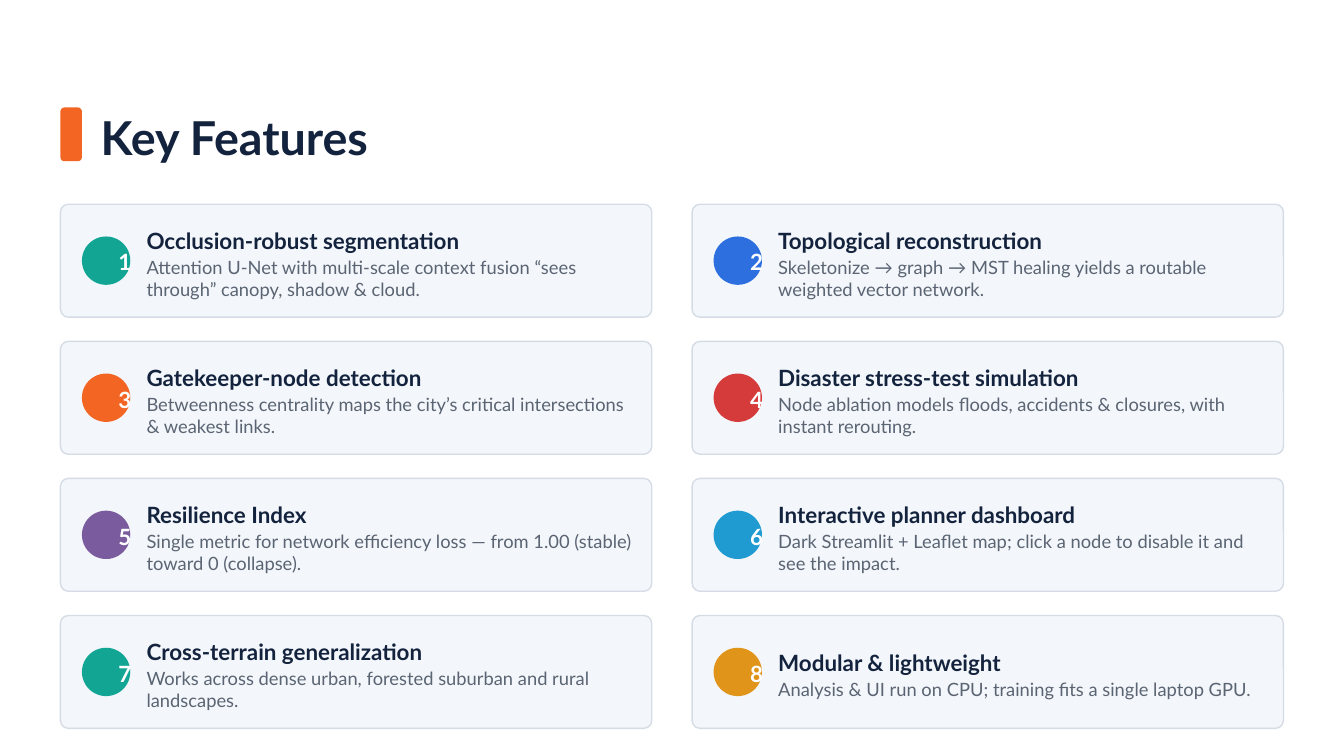
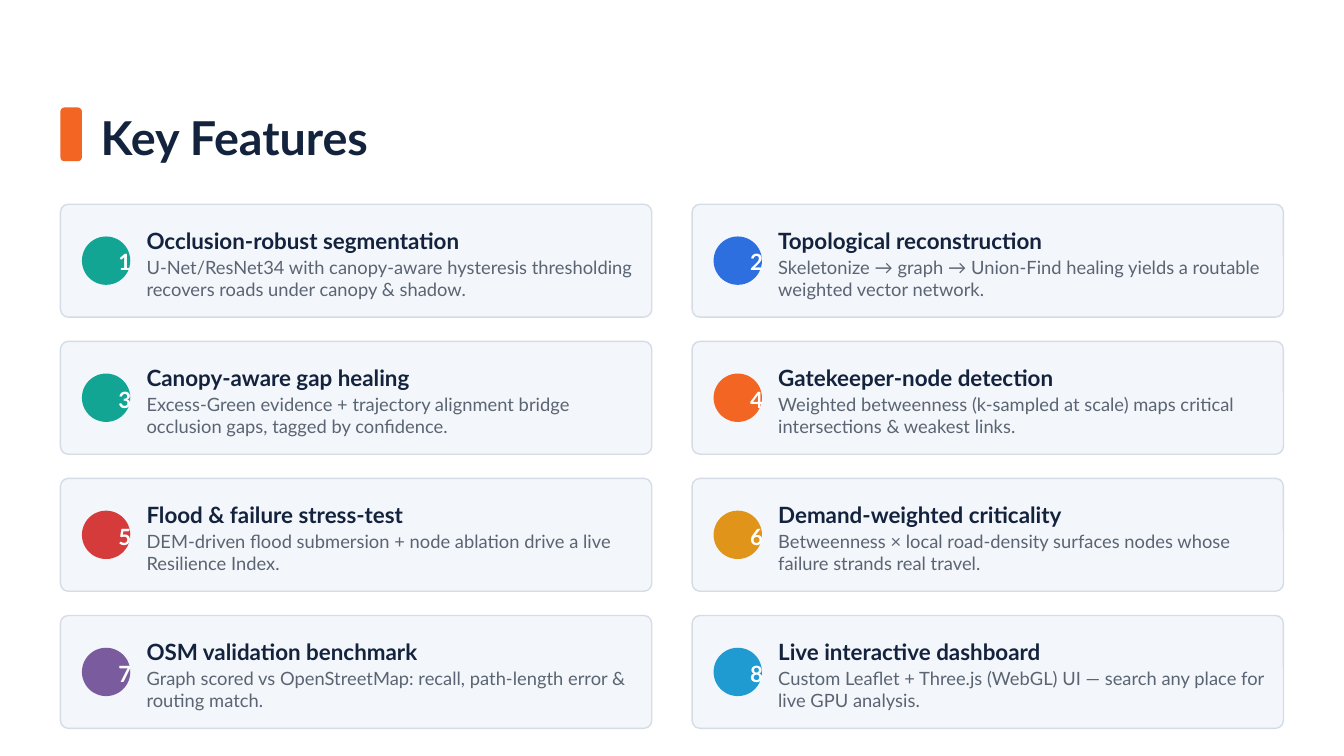
Before and after one commit to Viswas-R-Bhat/route-resilience, a slide deck: slide 4 of Escape_the_Matrix_ISRO_BAH_2026_PS4_Idea_Submission.pptx. Drawn at 1344x756 pixels with LibreOffice and Linux fonts; fonts in the diff are those of the drawing; background and template pictures are left out. Boxes give left, top, right and bottom in pixels: in the first picture for what was removed or moved away, otherwise in the second. Text is boxed around its words. In the diff, an @@ line names an element or a change of style, - is before the commit and + after.

```diff
--- a/Escape_the_Matrix_ISRO_BAH_2026_PS4_Idea_Submission.pptx
+++ b/Escape_the_Matrix_ISRO_BAH_2026_PS4_Idea_Submission.pptx
@@ text at (147, 260, 632, 299): text changed @@
-Attention U-Net with multi-scale context fusion “sees through” canopy, shadow & cloud.
+U-Net/ResNet34 with canopy-aware hysteresis thresholding recovers roads under canopy & shadow.
@@ text at (778, 260, 1260, 300): text changed @@
-Skeletonize → graph → MST healing yields a routable weighted vector network.
+Skeletonize → graph → Union-Find healing yields a routable weighted vector network.
@@ ellipse at (82, 374, 130, 422): fill #F26522 to #12A594 @@
@@ text at (147, 369, 570, 437): text changed @@
-Gatekeeper-node detection
-Betweenness centrality maps the city’s critical intersections & weakest links.
+Canopy-aware gap healing
+Excess-Green evidence + trajectory alignment bridge occlusion gaps, tagged by confidence.
@@ ellipse at (714, 374, 762, 422): fill #D63B3B to #F26522 @@
@@ text at (778, 369, 1233, 433): text changed @@
-Disaster stress-test simulation
-Node ablation models floods, accidents & closures, with instant rerouting.
+Gatekeeper-node detection
+Weighted betweenness (k-sampled at scale) maps critical intersections & weakest links.
@@ text at (147, 506, 611, 570): text changed @@
-Resilience Index
-Single metric for network efficiency loss — from 1.00 (stable) toward 0 (collapse).
+Flood & failure stress-test
+DEM-driven flood submersion + node ablation drive a live Resilience Index.
@@ text at (778, 506, 1230, 570): text changed @@
-Interactive planner dashboard
-Dark Streamlit + Leaflet map; click a node to disable it and see the impact.
+Demand-weighted criticality
+Betweenness × local road-density surfaces nodes whose failure strands real travel.
@@ ellipse at (82, 511, 130, 559): fill #7A5C9E to #D63B3B @@
@@ ellipse at (714, 511, 762, 559): fill #1F9BD1 to #E0941A @@
@@ ellipse at (82, 648, 130, 696): fill #12A594 to #7A5C9E @@
@@ text at (147, 643, 608, 711): text changed @@
-Cross-terrain generalization
-Works across dense urban, forested suburban and rural landscapes.
+OSM validation benchmark
+Graph scored vs OpenStreetMap: recall, path-length error & routing match.
@@ ellipse at (714, 648, 762, 696): fill #E0941A to #1F9BD1 @@
@@ text at (778, 643, 1264, 710): text changed @@
-Modular & lightweight
-Analysis & UI run on CPU; training fits a single laptop GPU.
+Live interactive dashboard
+Custom Leaflet + Three.js (WebGL) UI — search any place for live GPU analysis.
```
Also in this commit, not shown: 5 other slides changed, 1 slide added, 1 slide removed, 1 other file.
